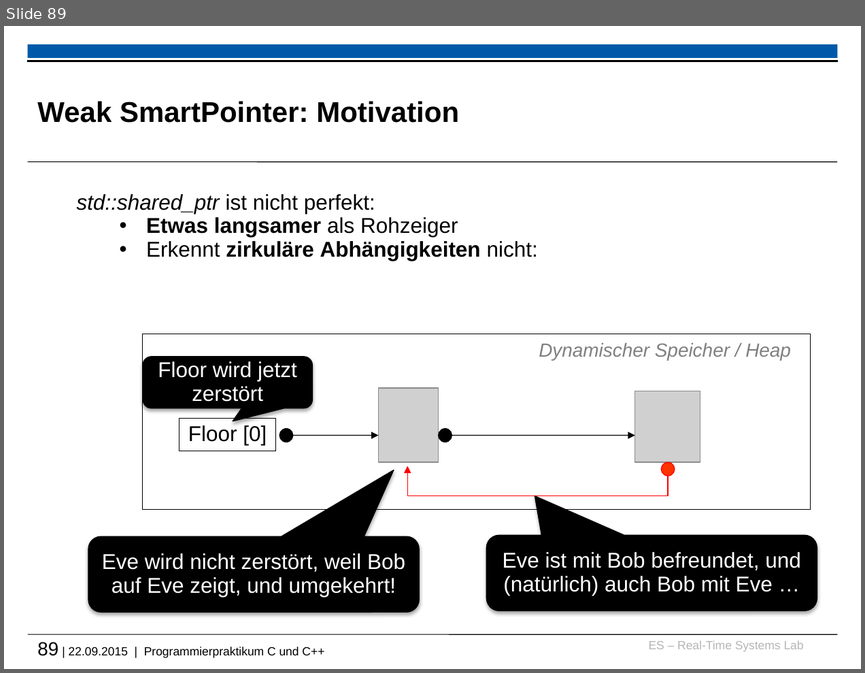
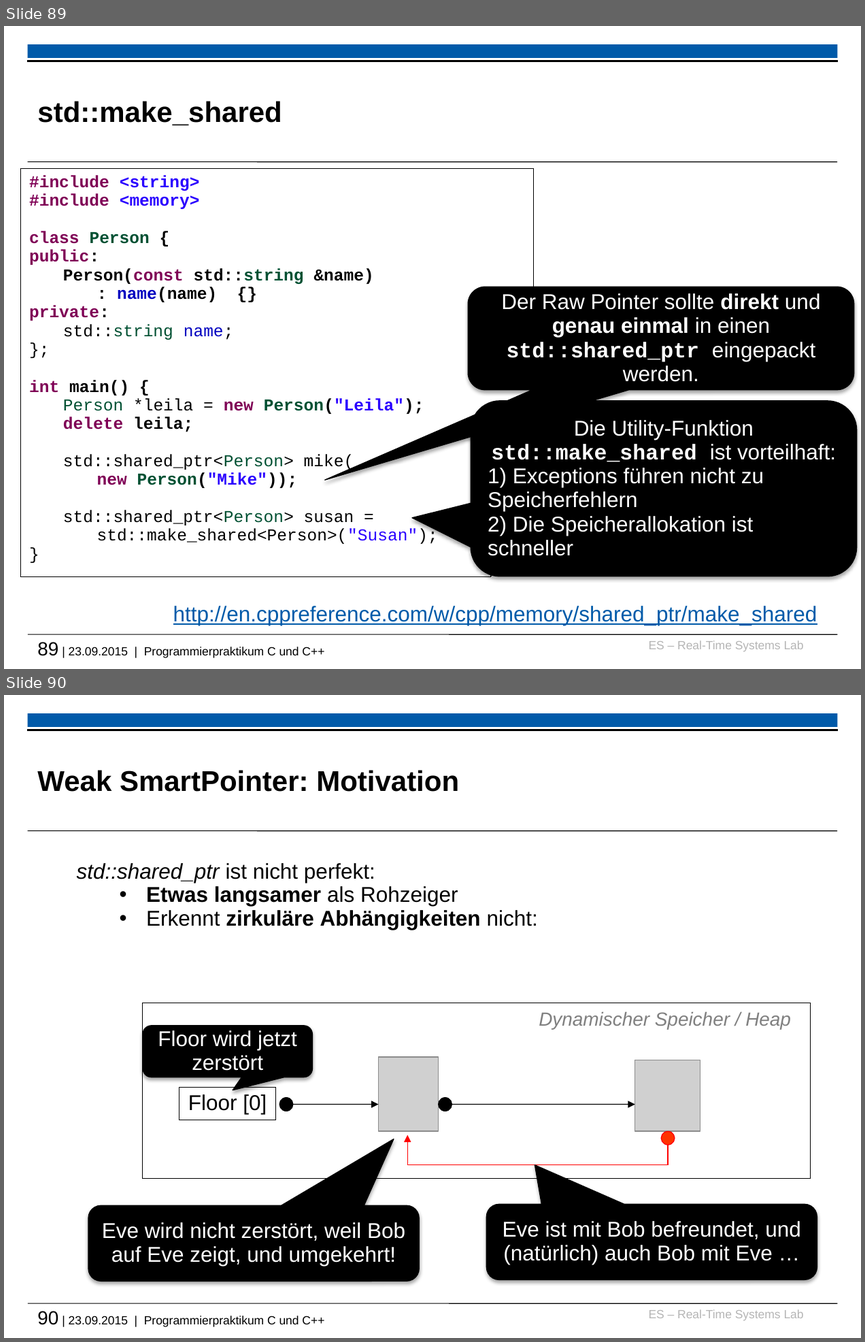
Before and after one commit to h82k/tud-cppp, a slide deck: cppp_lecture.pptx. Shown one above the other, each under a label of ours: slide 89 before the commit, slides 89 and 90 after it. The pictures are 865x673 and 865x1342 pixels, drawn with LibreOffice and Linux fonts; fonts in the diff are those of the drawing; grey boxes stand for pictures; background and template pictures are left out. Boxes give left, top, right and bottom in pixels: in the first picture for what was removed or moved away, otherwise in the second. Text is boxed around its words. In the diff, an @@ line names an element or a change of style, - is before the commit and + after.

```diff
--- a/cppp_lecture.pptx
+++ b/cppp_lecture.pptx
@@ slide 89 added at <box>4,26,861,669</box>, background #FFFFFF; not listed: 6 template elements that a slide beside it also shows @@
@@ title added at <box>37,101,281,125</box>, 24 pt, text #000000, bold @@
+std::make_shared
@@ folded corner added at <box>21,168,534,576</box>, outline #000000 0.75 pt, 14 pt, text #000000, bold @@
+#include <string>
+#include <memory>
+class Person {
+public:
+Person(const std::string &name)
+: name(name) {}
+private:
+std::string name;
+};
+int main() {
+Person *leila = new Person("Leila");
+delete leila;
+std::shared_ptr<Person> mike(
+new Person("Mike"));
+std::shared_ptr<Person> susan =
+std::make_shared<Person>("Susan");
+}
@@ rounded speech box added at <box>468,286,853,389</box>, fill #000000, outline #000000 0.75 pt, 18 pt, text #FFFFFF @@
+Der Raw Pointer sollte direkt und genau einmal in einen std::shared_ptr eingepackt werden.
@@ rounded speech box added at <box>471,401,857,576</box>, fill #000000, outline #000000 0.75 pt, 18 pt, text #FFFFFF @@
+Die Utility-Funktion std::make_shared ist vorteilhaft:
+1) Exceptions führen nicht zu Speicherfehlern
+2) Die Speicherallokation ist schneller
@@ text added at <box>173,605,817,625</box>, 18 pt, text #005AA9, underline @@
+http://en.cppreference.com/w/cpp/memory/shared_ptr/make_shared
@@ what was slide 89 is now slide 90 @@
@@ text at <box>37,1310,324,1327</box>: text changed @@
-89 | 22.09.2015 | Programmierpraktikum C und C++
+90 | 23.09.2015 | Programmierpraktikum C und C++
```
Also in this commit, not shown: 6 slides changed, 5 other slides added, 1 slide removed, 2 other files.
